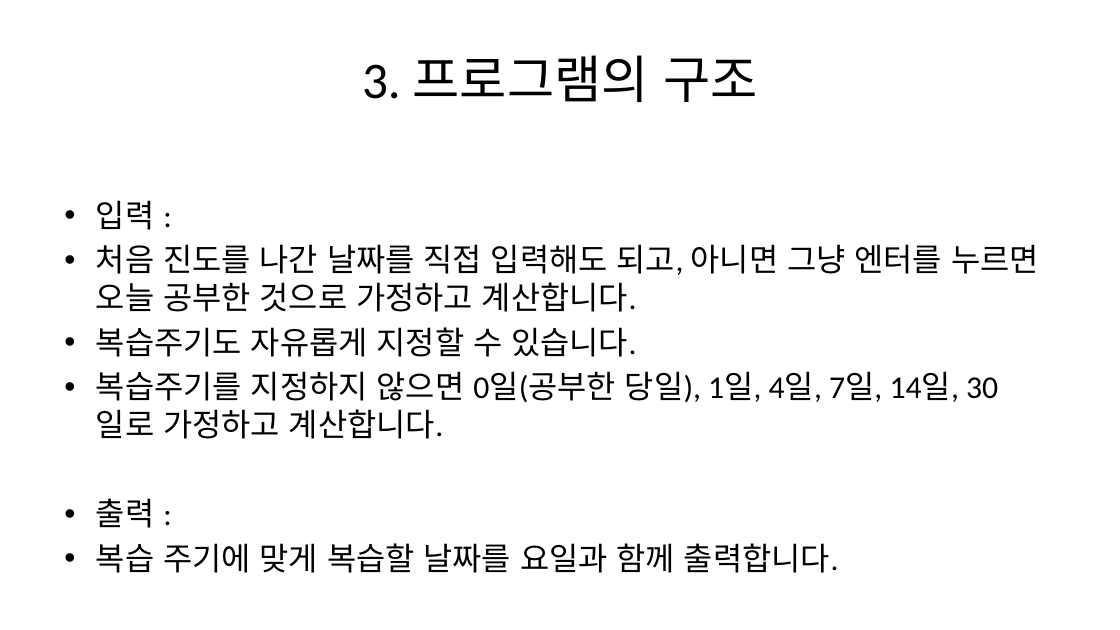
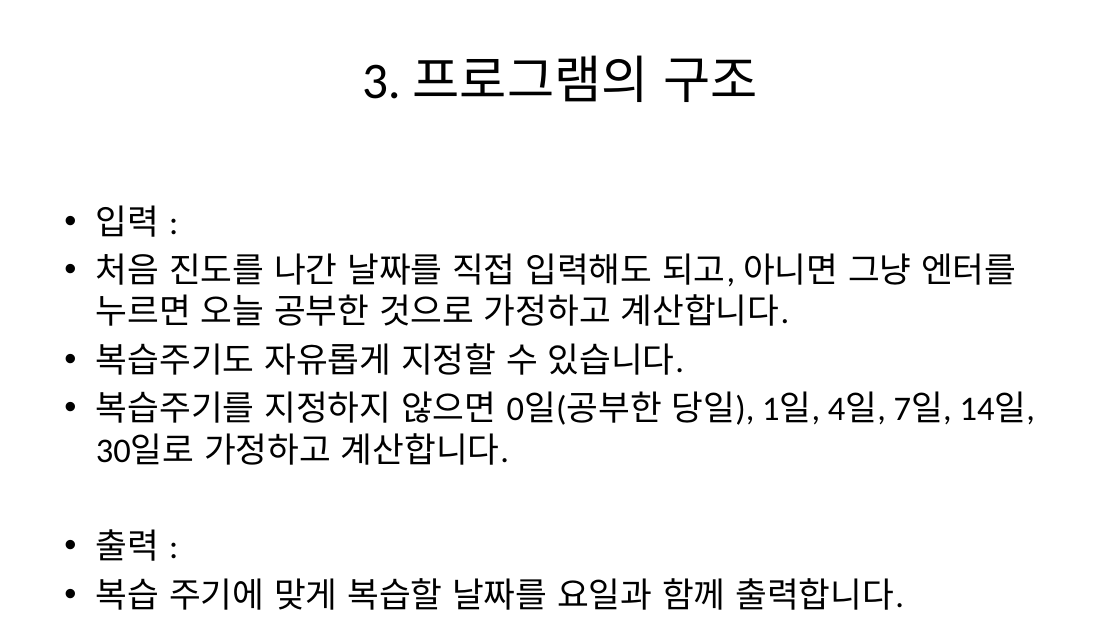
Before and after one commit to bubjoin/spaced-practice, a slide deck: slide 4 of PPT/spc.pptx. Drawn at 1120x630 pixels with LibreOffice and Linux fonts; fonts in the diff are those of the drawing. Boxes give left, top, right and bottom in pixels: in the first picture for what was removed or moved away, otherwise in the second. Text is boxed around its words. In the diff, an @@ line names an element or a change of style, - is before the commit and + after.

```diff
--- a/PPT/spc.pptx
+++ b/PPT/spc.pptx
@@ text "입력 :" at (x1=96, y1=205, x2=1036, y2=610): size 27.2 to 29.6 pt @@
```
Also in this commit, not shown: 2 other slides changed.
